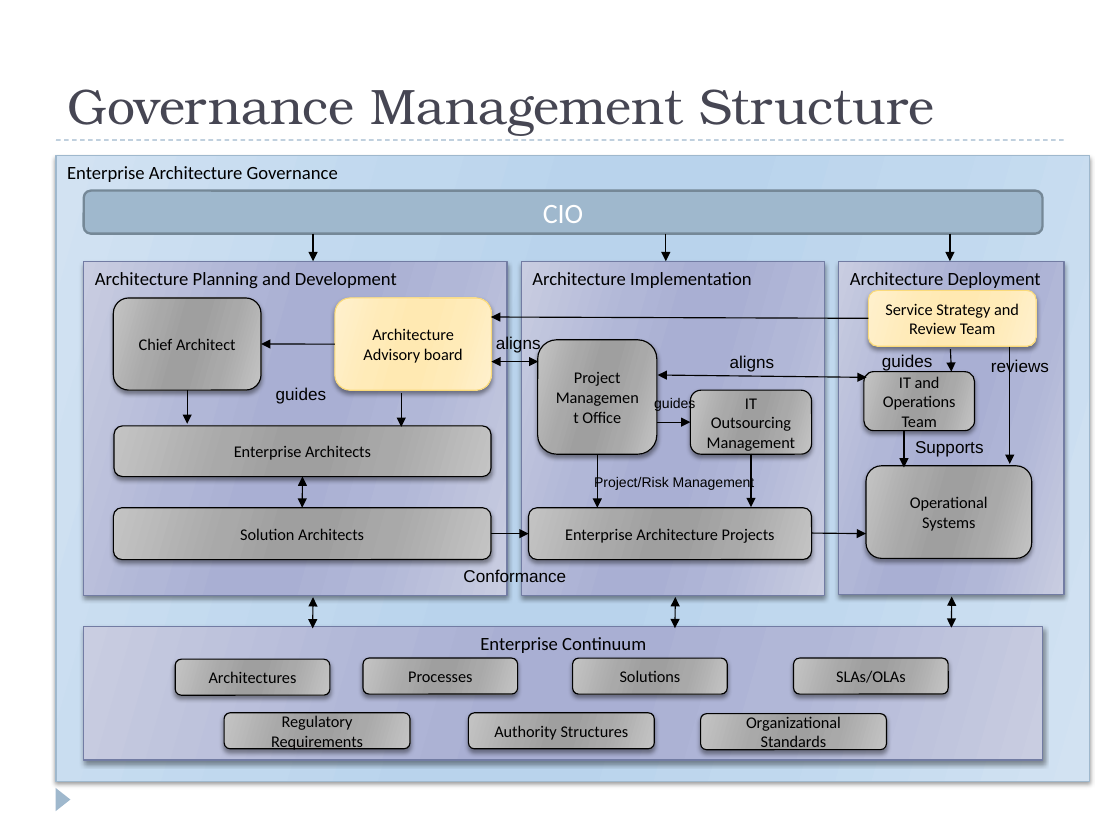
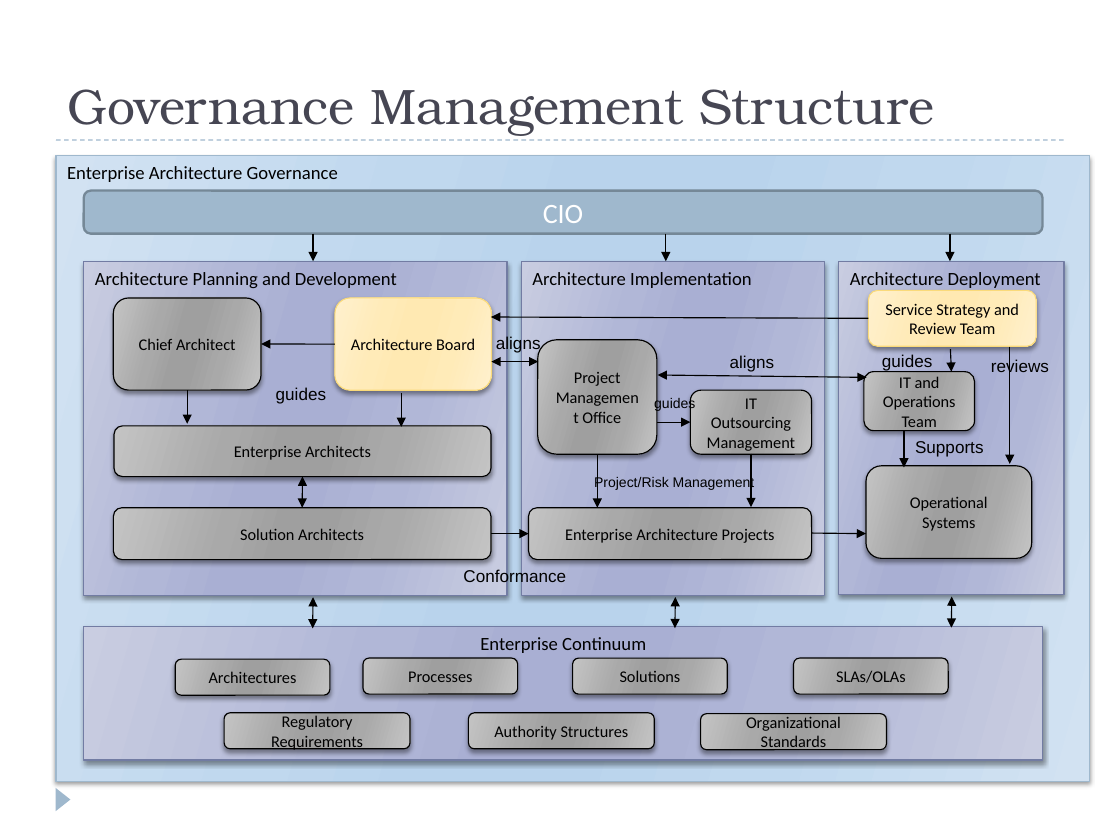
Before and after one commit to windieccf/t1-shipping, a slide deck: slide 51 of Enterprise Architech Presentation.pptx. Drawn at 1120x840 pixels with LibreOffice and Linux fonts; fonts in the diff are those of the drawing. Boxes give left, top, right and bottom in pixels: in the first picture for what was removed or moved away, otherwise in the second. Text is boxed around its words. In the diff, an @@ line names an element or a change of style, - is before the commit and + after.

```diff
--- a/Enterprise Architech Presentation.pptx
+++ b/Enterprise Architech Presentation.pptx
@@ text in rounded rectangle at (x1=351, y1=338, x2=475, y2=350): text changed @@
-Architecture Advisory board
+Architecture Board
```
Also in this commit, not shown: 1 other slide changed, 1 slide added.
